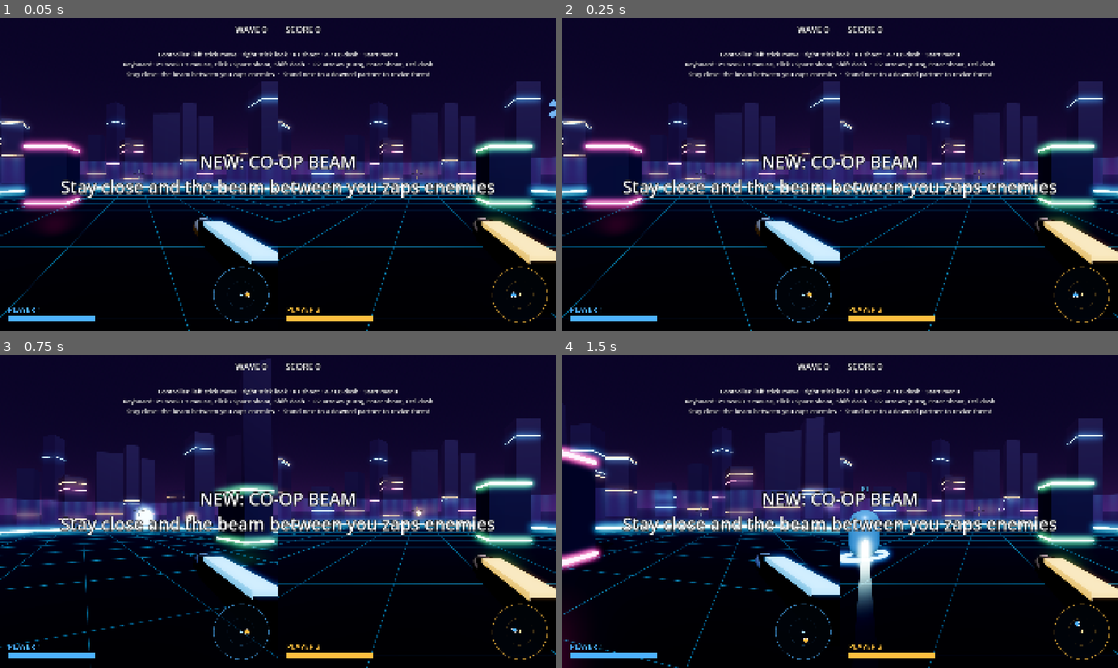
Above: before the commit, frames 1-4 (two rows, left to right).
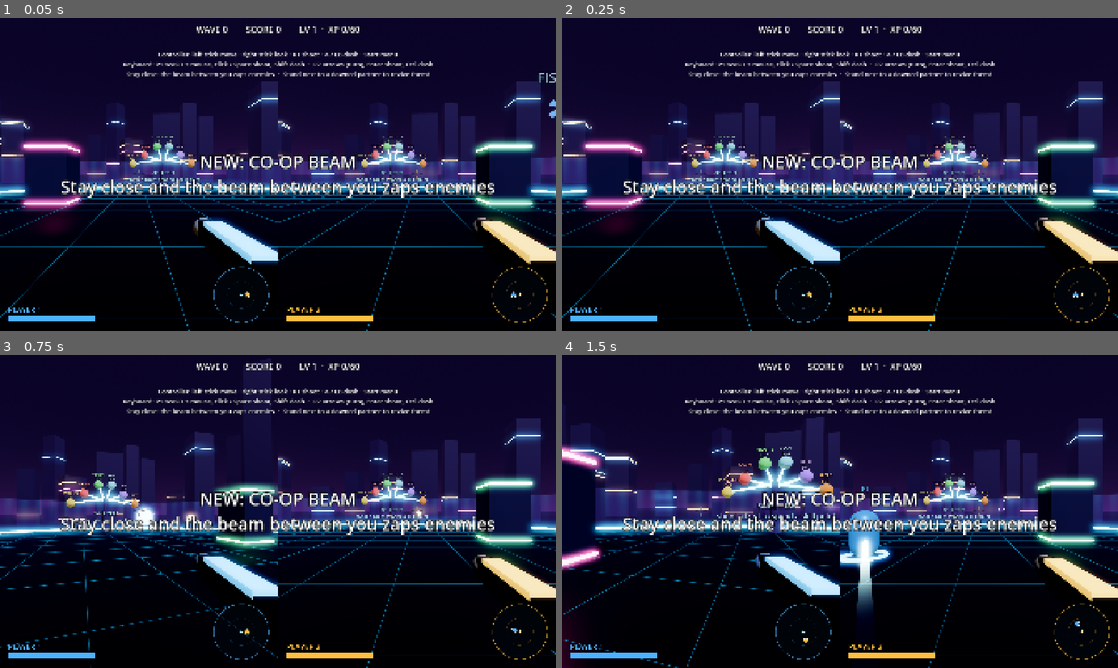
Above: after the commit, the same moments.

Repository: SimonBiggs/claude-code-steam-frame-coop
Game: Godot game, scene res://main.tscn
The game is run twice, just before and just after one commit, with the same random seed, the same clock (stepped at 60 frames per second) and the same inputs.
Inputs (mouse positions are in pixels of both pictures, inside the frame that each line leads up to):
- Up to frame 1 (0.05 s): no input
- Up to frame 2 (0.25 s): no input
- Up to frame 3 (0.75 s): tap Enter at 0.5 s; move the mouse to (305, 511) at 0.52 s; hold W from 0.53 s (still down); hold Enter from 0.53 s (still down); click (305, 511) at 0.67 s
- Up to frame 4 (1.5 s): keep holding W; tap Space at 0.77 s; move the mouse to (812, 511) at 1.27 s; release Enter at 1.28 s; tap R at 1.35 s

The runs differ from the first frame. In frame 1, 2.1% of the frame differs, in the area x 22-100%, y 2-56%; in frame 2, 2.0%; in frame 3, 2.2%; in frame 4, 3.1%, in the area x 27-77%, y 2-58%.

Commit message:
Simon's skill tree: team XP, levels, skill points; shoot fruits to level skills. Fishwort name tag
Co-Authored-By: Claude Opus 5.5 <noreply@anthropic.com>

Diff:
--- a/scripts/bullet.gd
+++ b/scripts/bullet.gd
@@ -67,6 +67,10 @@
 		spent = true
 		area.shot_down()
 		queue_free()
+	elif area.get_parent() and area.get_parent().has_method("bullet_hit_area"):
+		spent = true
+		area.get_parent().bullet_hit_area(area, damage, owner_player)
+		queue_free()
 	elif area.get_parent() and area.get_parent().has_method("fish_hit"):
 		spent = true
 		area.get_parent().fish_hit(damage)
--- a/scripts/fish.gd
+++ b/scripts/fish.gd
@@ -98,6 +98,19 @@
 
 
 func _process(delta: float) -> void:
+	if not has_meta("named"):
+		set_meta("named", true)
+		var tag := Label3D.new()
+		tag.name = "NameTag"
+		tag.font_size = 64
+		tag.outline_size = 16
+		tag.pixel_size = 0.02
+		tag.modulate = Color(0.6, 0.9, 1.0)
+		tag.billboard = BaseMaterial3D.BILLBOARD_ENABLED
+		tag.position = Vector3(0, 2.4, 0)
+		add_child(tag)
+	var name_tag: Label3D = get_node("NameTag")
+	name_tag.text = "FISHWORT  %d%%" % int(100.0 * hp / max_hp)
 	t = fmod(Time.get_unix_time_from_system(), 3600.0)
 	var a := t * SPEED
 	var pos := Vector3(cos(a) * ORBIT, HEIGHT + sin(a * 2.0) * 3.0, sin(a) * ORBIT)
--- a/scripts/main.gd
+++ b/scripts/main.gd
@@ -14,6 +14,7 @@
 const MusicScript := preload("res://scripts/music.gd")
 const FishScript := preload("res://scripts/fish.gd")
 const AchScript := preload("res://scripts/achievements.gd")
+const TreeScript := preload("res://scripts/skill_tree.gd")
 
 const ARENA_RADIUS := 18.0
 ## Team upgrades granted after each cleared wave: [name, description, stat, "mul" or "add", amount]
@@ -67,6 +68,10 @@
 var music: AudioStreamPlayer
 var sky_fish: Node3D
 var ach: Node
+var skill_tree: Node3D
+var xp := 0
+var level := 1
+var skill_points := 0
 var toast_label: Label
 var toast_3d: Label3D
 var toast_tween: Tween
@@ -560,6 +565,10 @@
 	if music == null:
 		music = MusicScript.new()
 		add_child(music)
+	if skill_tree == null:
+		skill_tree = TreeScript.new()
+		skill_tree.main = self
+		add_child(skill_tree)
 	if sky_fish != null and not sky_fish.has_meta("v2"):  # replace a fish from an older version
 		sky_fish.queue_free()
 		sky_fish = null
@@ -711,6 +720,23 @@
 		var a := TAU * i / count
 		e.position = Vector3(pos.x + cos(a) * 0.9, 0.0, pos.z + sin(a) * 0.9)
 		add_child(e)
+
+
+func xp_needed() -> int:
+	return 60 + (level - 1) * 40
+
+
+## Team XP from kills; every level gives a skill point to spend on the skill tree.
+func add_xp(amount: int) -> void:
+	if net.mode == "client":
+		return
+	xp += amount
+	while xp >= xp_needed():
+		xp -= xp_needed()
+		level += 1
+		skill_points += 1
+		_show_center("LEVEL %d!\n+1 skill point: shoot a fruit on the skill tree" % level, 2.2)
+		sound("clear", 0.0, 1.5)
 
 
 func achievements() -> Node:
@@ -781,6 +807,7 @@
 func on_enemy_killed(pos: Vector3, color: Color, points: int, drop_chance: float, radius: float) -> void:
 	score += points
 	achievements().on_kill(points, radius)
+	add_xp(points / 10)
 	if radius >= 1.0:
 		sound("big_kill", 0.0, 1.4 / radius)
 	else:
@@ -982,7 +1009,8 @@
 	var fish_state := [true, 0.0]
 	if sky_fish:
 		fish_state = [sky_fish.alive, sky_fish.hp]
-	return [wave, score, upg, upg_names, game_over, ps, es, pk, sh, fish_state]
+	var tree_state := [xp, level, skill_points, skill_tree.levels if skill_tree else {}]
+	return [wave, score, upg, upg_names, game_over, ps, es, pk, sh, fish_state, tree_state]
 
 
 ## Client: mirror the host's world.
@@ -1003,6 +1031,13 @@
 	_sync_ghosts(s[8], "shot")
 	if s.size() > 9 and sky_fish:
 		sky_fish.apply_net(s[9])
+	if s.size() > 10:
+		var ts: Array = s[10]
+		xp = ts[0]
+		level = ts[1]
+		skill_points = ts[2]
+		if skill_tree:
+			skill_tree.apply_net(ts[3])
 
 
 func _sync_ghosts(list: Array, kind: String) -> void:
@@ -1228,7 +1263,9 @@
 	if net.mode == "client" and not synced:
 		info_label.text = "Syncing with the VR player…"
 		return
-	info_label.text = "WAVE %d        SCORE %d" % [wave, score]
+	info_label.text = "WAVE %d        SCORE %d        LV %d  ·  XP %d/%d" % [wave, score, level, xp, xp_needed()]
+	if skill_points > 0:
+		info_label.text += "\n%d SKILL POINT%s: shoot the skill tree!" % [skill_points, "" if skill_points == 1 else "S"]
 	if not upg_names.is_empty():
 		var counts := {}
 		for n in upg_names:
--- a/scripts/player.gd
+++ b/scripts/player.gd
@@ -527,7 +527,9 @@
 	var status := "DOWN - partner, revive me!" if is_down else ("SPREAD SHOT" if spread_t > 0.0 else "")
 	if main.net.mode == "host" and not main.net.connected:
 		status = "Waiting for the TV player to join…"
-	wrist_label.text = "HP %d / %d\nWAVE %d   SCORE %d\n%s" % [maxi(0, int(hp)), int(main.upg.max_hp), main.wave, main.score, status]
+	if main.skill_points > 0 and status == "":
+		status = "%d SKILL POINT(S): shoot the tree!" % main.skill_points
+	wrist_label.text = "HP %d / %d   LV %d\nWAVE %d   SCORE %d\n%s" % [maxi(0, int(hp)), int(main.upg.max_hp), main.level, main.wave, main.score, status]
 
 
 # --- Health & reviving -------------------------------------------------------
--- /dev/null
+++ b/scripts/skill_tree.gd
@@ -0,0 +1,145 @@
+extends Node3D
+## Simon's skill tree: kills earn team XP, each level gives a skill point, and you spend points
+## by shooting the glowing fruit on the tree. The host decides; levels are replicated.
+
+const SKILLS := [
+	# key, label, stat, "mul"/"add", amount, colour
+	["rapid", "RAPID FIRE", "fire_rate", "mul", 0.9, Color(1.0, 0.9, 0.3)],
+	["power", "POWER", "damage", "mul", 1.25, Color(1.0, 0.35, 0.3)],
+	["vital", "VITALITY", "max_hp", "add", 20.0, Color(0.35, 1.0, 0.45)],
+	["beam", "BEAM", "tether_dps", "mul", 1.4, Color(0.6, 1.0, 1.0)],
+	["dash", "DASH", "dash_cd", "mul", 0.8, Color(0.75, 0.5, 1.0)],
+	["speed", "SPEED", "speed", "mul", 1.08, Color(1.0, 0.6, 0.2)],
+]
+const MAX_LEVEL := 5
+const SPOT := Vector3(0.0, 0.0, -15.0)
+
+var main
+var levels := {}
+var fruits := {}  # key -> {area, mat, label}
+var pulse := 0.0
+
+
+func _ready() -> void:
+	set_meta("v1", true)
+	position = SPOT
+	var bark: StandardMaterial3D = main.make_material(Color(0.25, 0.15, 0.35), 0.4)
+	var glow: StandardMaterial3D = main.make_material(Color(0.4, 0.95, 1.0), 2.5)
+	_branch(Vector3(0, 0, 0), Vector3(0, 3.2, 0), 0.35, bark)
+	for i in SKILLS.size():
+		var key: String = SKILLS[i][0]
+		levels[key] = 0
+		var a := lerpf(-2.4, 2.4, float(i) / (SKILLS.size() - 1))
+		var tip := Vector3(a * 1.3, 3.6 + (1.4 - absf(a)) * 0.9, -absf(a) * 0.4)
+		_branch(Vector3(0, 2.6 + absf(a) * 0.2, 0), tip, 0.12, glow)
+		_fruit(key, SKILLS[i][1], SKILLS[i][5], tip)
+	var sign := Label3D.new()
+	sign.text = "SKILL TREE\nshoot a fruit to spend a skill point"
+	sign.font_size = 44
+	sign.outline_size = 14
+	sign.pixel_size = 0.01
+	sign.modulate = Color(0.6, 1.0, 1.0)
+	sign.billboard = BaseMaterial3D.BILLBOARD_FIXED_Y
+	sign.position = Vector3(0, 1.4, 0.6)
+	add_child(sign)
+
+
+func _branch(from: Vector3, to: Vector3, radius: float, mat: Material) -> void:
+	var mi := MeshInstance3D.new()
+	var cyl := CylinderMesh.new()
+	cyl.top_radius = radius * 0.6
+	cyl.bottom_radius = radius
+	cyl.height = from.distance_to(to)
+	cyl.radial_segments = 8
+	mi.mesh = cyl
+	mi.material_override = mat
+	add_child(mi)
+	var dir := (to - from).normalized()
+	mi.transform = Transform3D(Basis(Quaternion(Vector3.UP, dir)), (from + to) * 0.5)
+
+
+func _fruit(key: String, title: String, color: Color, pos: Vector3) -> void:
+	var area := Area3D.new()
+	area.collision_layer = 4  # player bullets hit layer 4
+	area.collision_mask = 0
+	area.monitoring = false
+	area.set_meta("skill", key)
+	area.position = pos
+	add_child(area)
+	var cs := CollisionShape3D.new()
+	var shape := SphereShape3D.new()
+	shape.radius = 0.55
+	cs.shape = shape
+	area.add_child(cs)
+	var mi := MeshInstance3D.new()
+	var sm := SphereMesh.new()
+	sm.radius = 0.42
+	sm.height = 0.84
+	sm.radial_segments = 16
+	sm.rings = 8
+	mi.mesh = sm
+	var mat: StandardMaterial3D = main.make_material(color, 2.0)
+	mi.material_override = mat
+	area.add_child(mi)
+	var label := Label3D.new()
+	label.font_size = 40
+	label.outline_size = 12
+	label.pixel_size = 0.007
+	label.modulate = color.lightened(0.3)
+	label.billboard = BaseMaterial3D.BILLBOARD_ENABLED
+	label.position = Vector3(0, 0.75, 0)
+	area.add_child(label)
+	fruits[key] = {"mat": mat, "label": label, "title": title}
+	_refresh(key)
+
+
+func _refresh(key: String) -> void:
+	var f: Dictionary = fruits[key]
+	var lv: int = levels[key]
+	f.label.text = "%s\n%s" % [f.title, "MAX" if lv >= MAX_LEVEL else "Lv %d" % lv]
+
+
+func _process(delta: float) -> void:
+	pulse += delta
+	var can_buy: bool = main.skill_points > 0
+	for key in fruits:
+		var f: Dictionary = fruits[key]
+		var open: bool = can_buy and levels[key] < MAX_LEVEL
+		f.mat.emission_energy_multiplier = (3.0 + sin(pulse * 6.0) * 1.5) if open else 0.6
+
+
+## Host: a player bullet hit a fruit.
+func bullet_hit_area(area: Area3D, _damage: float, _owner) -> void:
+	if main.net.mode == "client" or not area.has_meta("skill"):
+		return
+	var key: String = area.get_meta("skill")
+	if levels[key] >= MAX_LEVEL:
+		return
+	if main.skill_points <= 0:
+		main.popup(area.global_position + Vector3.UP * 0.6, "need XP", Color(0.7, 0.7, 0.8))
+		return
+	main.skill_points -= 1
+	levels[key] += 1
+	for s in SKILLS:
+		if s[0] == key:
+			if s[3] == "mul":
+				main.upg[s[2]] *= s[4]
+			else:
+				main.upg[s[2]] += s[4]
+				if s[2] == "max_hp":
+					for p in main.players:
+						if not p.is_down:
+							p.hp += s[4]
+			main.popup(area.global_position + Vector3.UP * 0.8, "%s Lv %d!" % [s[1], levels[key]], s[5])
+	main.explosion(area.global_position, Color(0.6, 1.0, 1.0), 0.4)
+	main.sound("pickup", 0.0, 1.2)
+	_refresh(key)
+
+
+## Client: levels from the host.
+func apply_net(new_levels: Dictionary) -> void:
+	for key in new_levels:
+		if levels.get(key, -1) != new_levels[key]:
+			levels[key] = new_levels[key]
+			if fruits.has(key):
+				_refresh(key)
